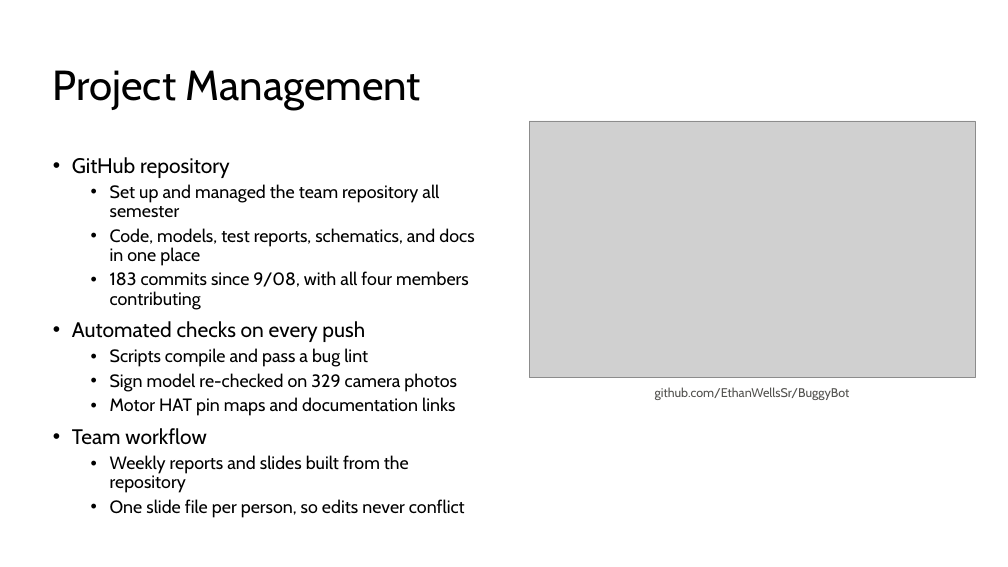
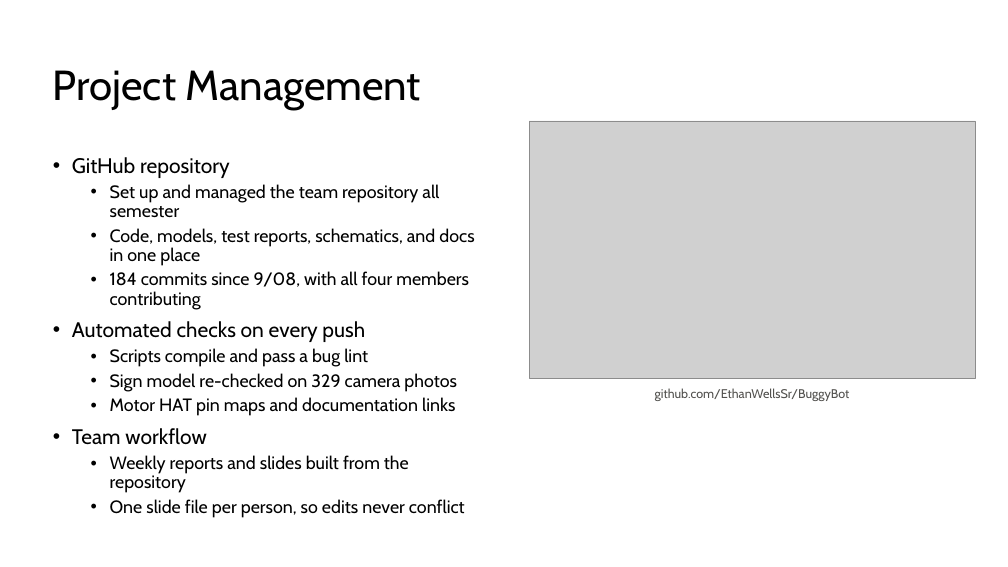
Before and after one commit to EthanWellsSr/BuggyBot, a slide deck: slide 6 of Weekly Reports/slides/1-ethan-wells.pptx. Drawn at 1008x567 pixels with LibreOffice and Linux fonts; fonts in the diff are those of the drawing; grey boxes stand for pictures. Boxes give left, top, right and bottom in pixels: in the first picture for what was removed or moved away, otherwise in the second. Text is boxed around its words. In the diff, an @@ line names an element or a change of style, - is before the commit and + after.

Commit message:
slides mod

```diff
--- a/Weekly Reports/slides/1-ethan-wells.pptx
+++ b/Weekly Reports/slides/1-ethan-wells.pptx
@@ text at (110, 271, 469, 310): text changed @@
-  • 183 commits since 9/08, with all four members contributing
+  • 184 commits since 9/08, with all four members contributing
```
Also in this commit, not shown: 1 other file.
